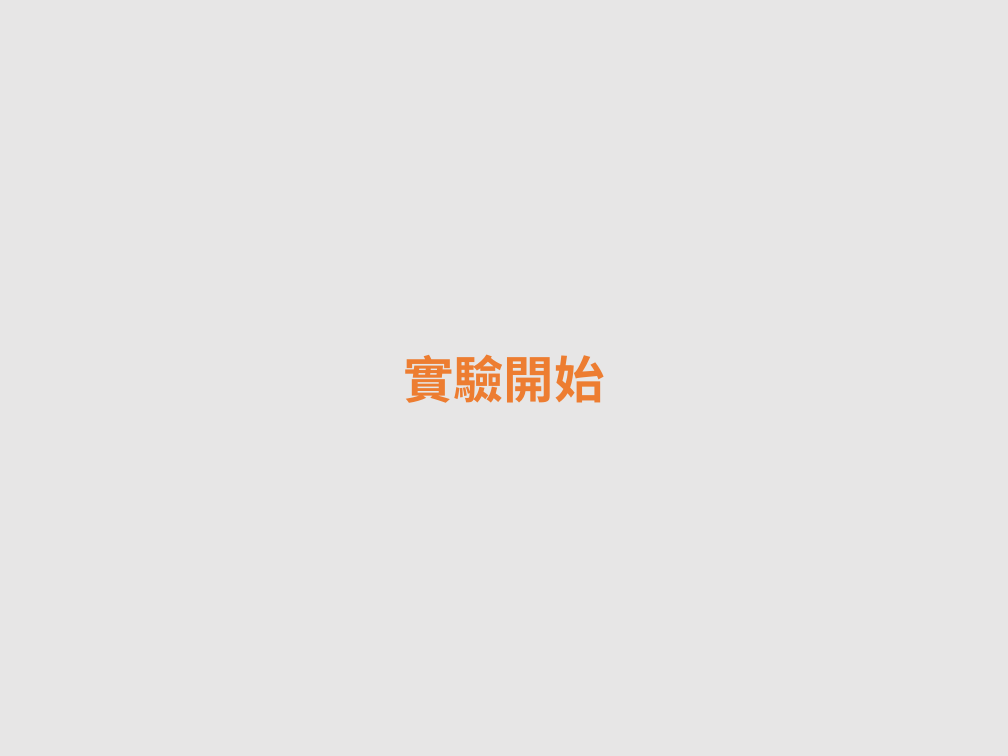
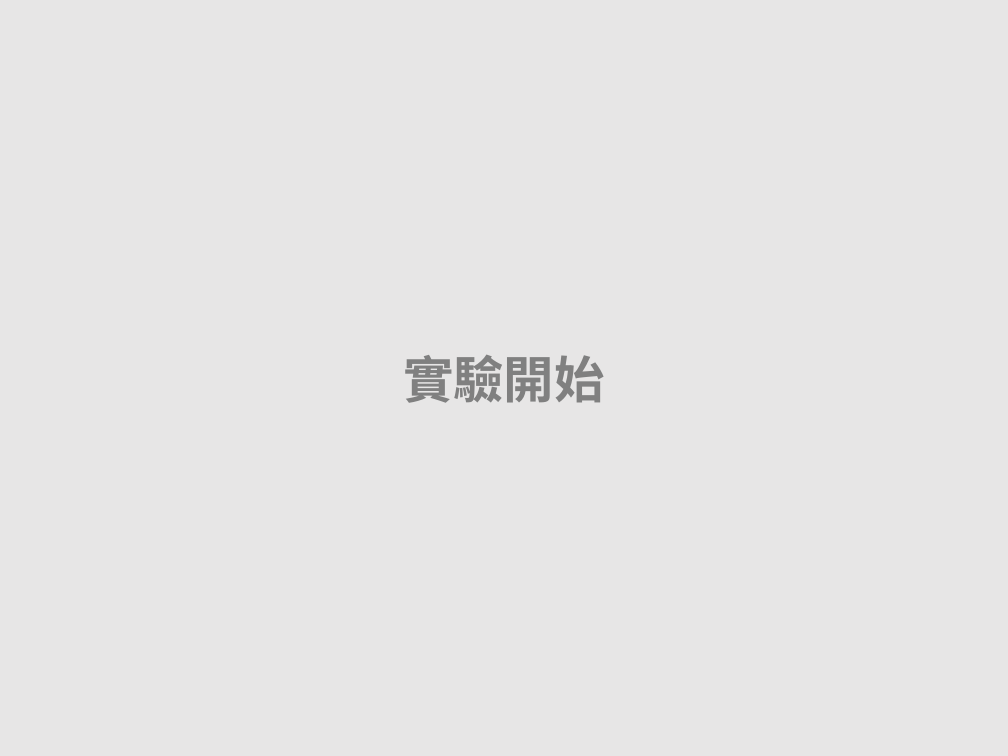
Before and after one commit to EJ-Chang/OSD-Study, a slide deck: slide 14 of WheelOSDtest/StimulusPNG.pptx. Drawn at 1008x756 pixels with LibreOffice and Linux fonts; fonts in the diff are those of the drawing. Boxes give left, top, right and bottom in pixels: in the first picture for what was removed or moved away, otherwise in the second. Text is boxed around its words. In the diff, an @@ line names an element or a change of style, - is before the commit and + after.

```diff
--- a/WheelOSDtest/StimulusPNG.pptx
+++ b/WheelOSDtest/StimulusPNG.pptx
@@ text "實驗開始" at <box>403,355,605,403</box>: text colour #ED7D31 to #808080 @@
```
Also in this commit, not shown: 7 other slides changed, 12 slides added, 12 slides removed, 14 other files.
